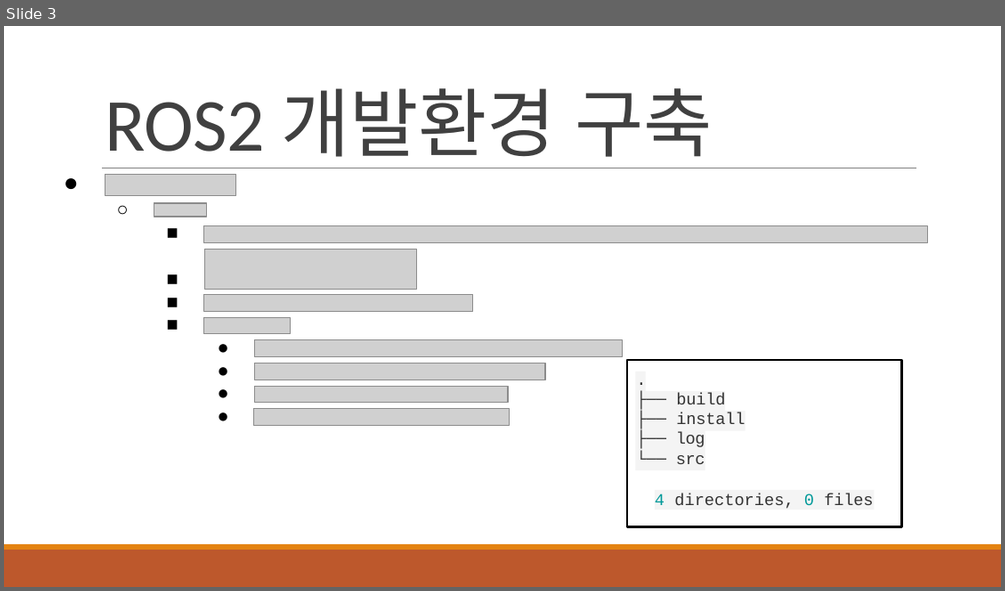
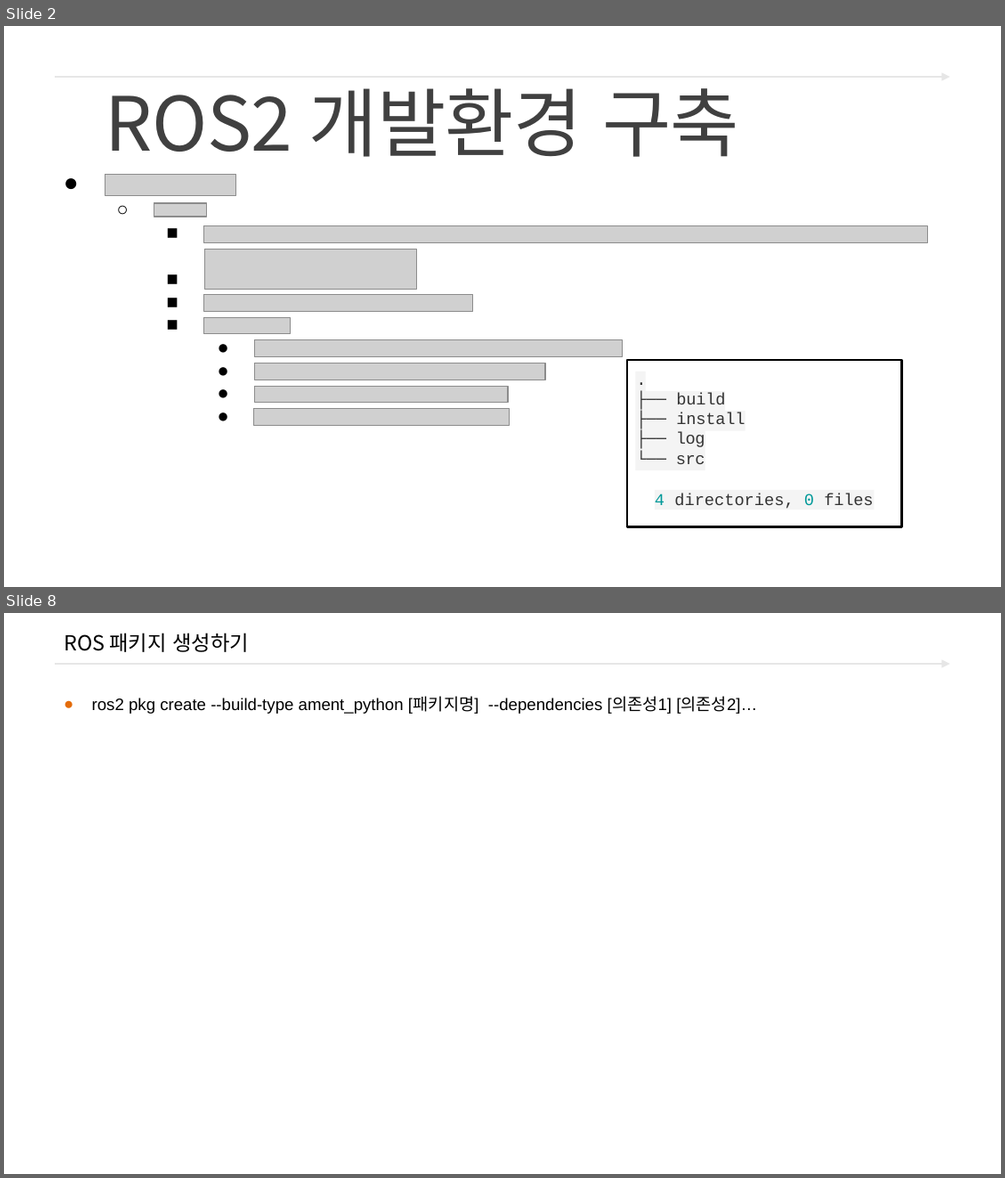
Before and after one commit to freshmea/ict_robot_sj, a slide deck: pdf_ppt/3. ROS2/교안_ROS2 터틀봇_바인드소프트_2일차교욱.pptx. Shown one above the other, each under a label of ours: slide 3 before the commit, slides 2 and 8 after it; the slides between them are not shown. The pictures are 1005x591 and 1005x1178 pixels, drawn with LibreOffice and Linux fonts; fonts in the diff are those of the drawing; grey boxes stand for pictures; background and template pictures are left out. Boxes give left, top, right and bottom in pixels: in the first picture for what was removed or moved away, otherwise in the second. Text is boxed around its words. In the diff, an @@ line names an element or a change of style, - is before the commit and + after.

```diff
--- a/pdf_ppt/3. ROS2/교안_ROS2 터틀봇_바인드소프트_2일차교욱.pptx
+++ b/pdf_ppt/3. ROS2/교안_ROS2 터틀봇_바인드소프트_2일차교욱.pptx
@@ slide 8 added at box(4, 613, 1001, 1174), background #FFFFFF; not listed: 1 template element that a slide beside it also shows @@
@@ title added at box(64, 633, 249, 652), 15 pt, text #000000 @@
+ROS 패키지 생성하기
@@ text added at box(92, 698, 757, 714), 12 pt, text #000000 @@
+● ros2 pkg create --build-type ament_python [패키지명] --dependencies [의존성1] [의존성2]…
@@ what was slide 3 is now slide 2 @@
@@ slide 2 changed as well @@
@@ arrow added from (55, 77) to (950, 77), #E6E6E6 1.5 pt @@
@@ text "ROS2 개발환경 구축" at box(105, 88, 739, 157): font Calibri to Noto Sans CJK KR @@
@@ line removed from (102, 168) to (916, 168) @@
@@ rectangle removed at box(4, 549, 1001, 587) @@
@@ rectangle removed at box(4, 544, 1001, 549) @@
```
Also in this commit, not shown: 6 other slides changed, 5 other slides added, 4 slides removed, 7 other files.
